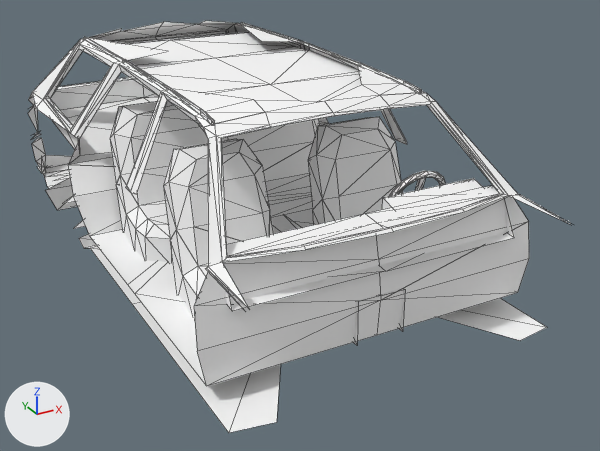
An edit to the glTF model public/models/stylized/interior-wagon.glb, drawn before and after from the same camera.
Camera for both pictures: a camera (50 mm lens) standing at (-1.9, -3.71, 1.55) and looking at (0.24, 0.17, -0.39). Arrows for +X, +Y and +Z are at lower left; the lights stay in place. The first picture is the older version. Mesh edges are drawn as thin lines. Where no turn or scale is listed for an object, it has been applied to the vertices. Vertices at exactly the same position are counted once.

In view in the first picture: 'dashboard', 'floor_tunnel', 'rear_shelf', 'seats' and 1 more.
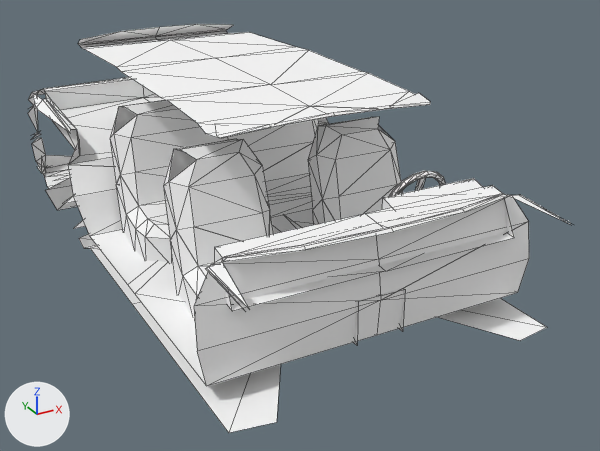
Commit message: Fix Soviet interior shell visibility

Where the change shows, as pixel boxes (x1, y1, x2, y2) in the pictures (600 x 451 px):
'seats', reshaped: before (68, 22, 425, 265); after (68, 32, 415, 265)
'dashboard', reshaped: before (194, 90, 569, 311); after (194, 93, 569, 311)
'rear_shelf', reshaped: before (28, 21, 249, 149); after (28, 24, 247, 149)
part 1 of me_mesh_1, deleted: before (204, 93, 518, 267)
part 2 of me_mesh_2, deleted: before (32, 21, 249, 100)
part 3 of me_mesh_3, deleted: before (241, 22, 421, 93)
part 4 of me_mesh_3, deleted: before (83, 37, 215, 125)
part 5 of me_mesh_3, deleted: before (70, 23, 425, 194)

What the commit changed:
me_mesh_1 is used by ob_dashboard; location (0.0, 0.0, 0.0).
me_mesh_1 had 107 vertices, 150 faces and spanned x -0.87..0.87, y -1.32..-0.36, z -0.25..0.54.
me_mesh_1 now has 90 vertices, 110 faces and spans x -0.87..0.87, y -1.32..-0.36, z -0.25..0.51.
Part 1, on me_mesh_1:
9 vertices are removed from x -0.6..0.6, y -0.54..-0.48, z 0.45..0.54.
36 faces are deleted.
Other edits to the shape of me_mesh_1 do not show in these pictures.
me_mesh_2 is used by ob_rear_shelf; location (0.0, 0.0, 0.0).
me_mesh_2 had 87 vertices, 116 faces and spanned x -0.85..0.85, y 0.94..2.23, z -0.23..0.58.
me_mesh_2 now has 70 vertices, 76 faces and spans x -0.85..0.85, y 0.94..2.23, z -0.23..0.53.
Part 2, on me_mesh_2:
9 vertices are removed from x -0.6..0.6, y 1.5..1.61, z 0.48..0.58.
36 faces are deleted.
Other edits to the shape of me_mesh_2 do not show in these pictures.
me_mesh_3 is used by ob_seats; location (0.0, 0.0, 0.0).
me_mesh_3 had 189 vertices, 282 faces and spanned x -0.88..0.88, y -0.54..1.83, z -0.23..0.57.
me_mesh_3 now has 100 vertices, 128 faces and spans x -0.88..0.88, y -0.54..1.83, z -0.23..0.5.
me_mesh_3 part 3: the loose piece of 20 vertices spanning x 0.54..0.56, y -0.49..1.57, z 0.5..0.55 is deleted.
me_mesh_3 part 4: the loose piece of 20 vertices spanning x -0.56..-0.54, y -0.49..1.57, z 0.5..0.55 is deleted.
Part 5, on me_mesh_3:
49 vertices are removed from x -0.82..0.82, y -0.49..1.57, z 0.08..0.57.
94 faces are deleted.
